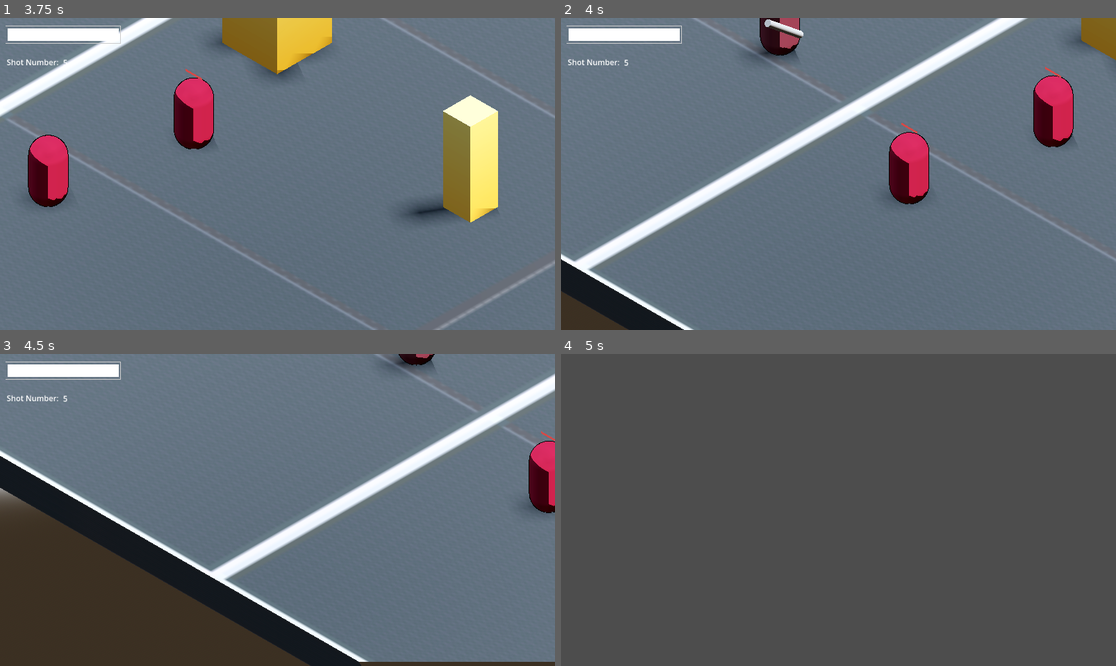
Above: before the commit, frames 1-4 (two rows, left to right).
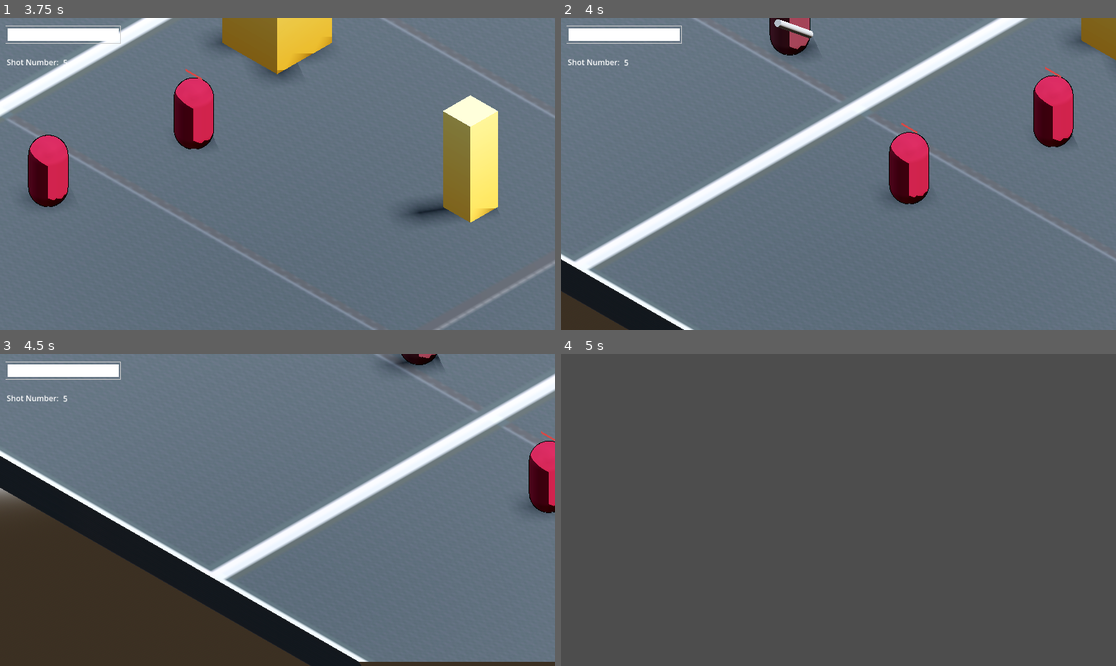
Above: after the commit, the same moments.

Repository: yashGhela/blame
Game: Godot game, scene res://levels/lab.tscn
Two runs of this game, one before a commit and one after it. Both use one fixed random seed, a clock stepped at 60 frames per second and the inputs below. The project has no main scene, so this scene is started directly.
Inputs (mouse positions are in pixels of both pictures, inside the frame that each line leads up to):
- Up to frame 1 (3.75 s): tap Enter at 0.5 s; move the mouse to (399, 158) at 0.52 s; hold D (right) 0.53-1.28 s; right-click (399, 158) at 0.6 s; tap Space (jump) at 0.77, 1.52, 3.02 s; move the mouse to (166, 189) at 1.27 s; hold S (back) 1.28-2.03 s; tap F (fire) at 1.35 s; move the mouse to (333, 105) at 2.02 s; hold D (right) 2.03-2.78 s; click (333, 105) at 2.1 s; move the mouse to (249, 236) at 2.77 s; hold W (forward) 2.78-3.53 s; tap E (interact) at 2.85 s; move the mouse to (444, 220) at 3.52 s; hold A (left) from 3.53 s (still down); tap Q (snap) at 3.6 s
- Up to frame 2 (4 s): keep holding A (left); tap Space (jump) at 3.77 s
- Up to frame 3 (4.5 s): keep holding A (left); move the mouse to (111, 463) at 4.27 s; right-click (111, 463) at 4.35 s
- Up to frame 4 (5 s): keep holding A (left); tap Space (jump) at 4.52 s

Frame 1 is identical in both runs. In frame 2, 1.0% of the frame differs, in the area x 33-47%, y 0-15%; in frame 3, 0.1%; in frame 4, nothing differs.
Error in both runs: Invalid access to property or key 'global_position' on a base object of type 'SubViewport'. (res://scripts/enemy_detector.gd:20)

Commit message:
chasing and idling finally works

Diff:
--- a/scripts/baton/chase.gd
+++ b/scripts/baton/chase.gd
@@ -18,13 +18,16 @@
 
 	print("chasing")
 
-	var current_location = enemy.global_transform.origin
-	var next_location = enemy.navagent.get_next_path_position()
-	print(next_location)
-	var new_velocity = (next_location-current_location).normalized() * move_speed
-	enemy.mv= new_velocity.move_toward(new_velocity,.25)
 
+
+
+	var direction = enemy.global_position.direction_to(player.global_position)
 	var distance = enemy.global_position.distance_to(player.global_position)
+
+	direction.y = 0
+
+	print(distance)
+
 
 	if distance > 7.0:
 		Transitioned.emit(self, "Idle")
@@ -34,5 +37,4 @@
 		Transitioned.emit(self,"Attack")
 		return
 
-	var direction = (player.global_position - enemy.global_position).normalized()
-	direction.y = 0
+	enemy.mv =direction*5.0
